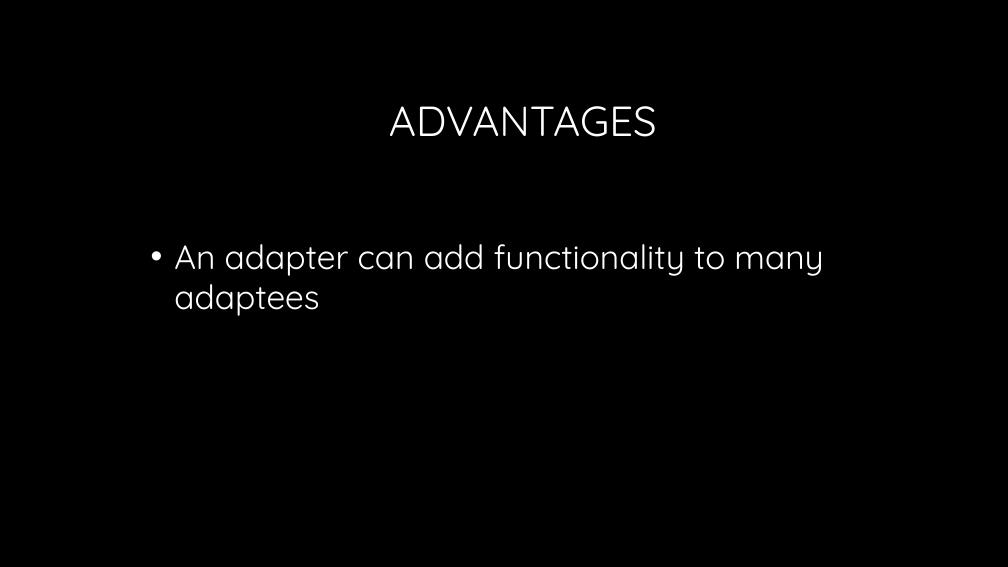
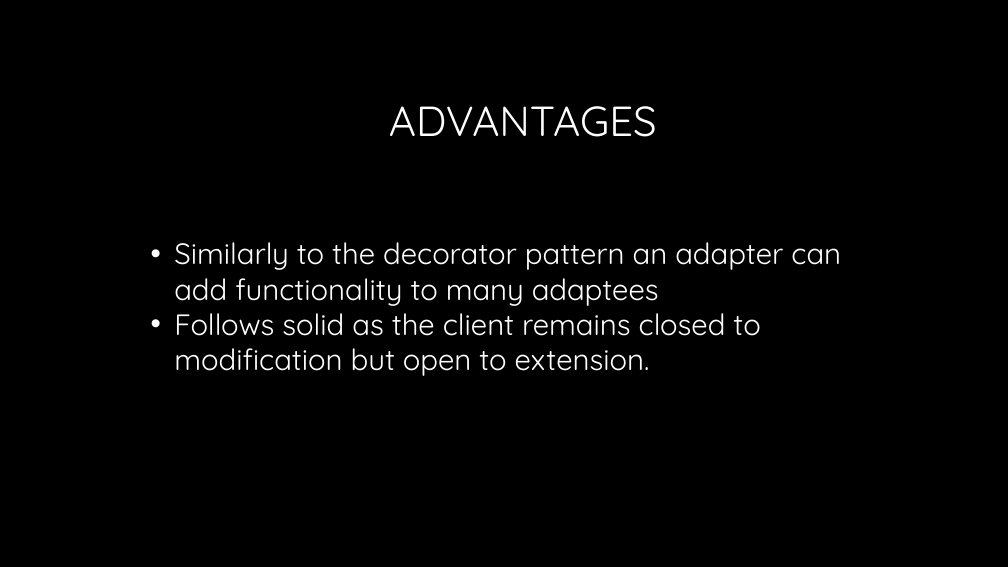
Before and after one commit to robertor12345/Car_Factory, a slide deck: slide 5 of Design Pattern Adapter.pptx (slide 4 before the commit). Drawn at 1008x567 pixels with LibreOffice and Linux fonts; fonts in the diff are those of the drawing; background and template pictures are left out. Boxes give left, top, right and bottom in pixels: in the first picture for what was removed or moved away, otherwise in the second. Text is boxed around its words. In the diff, an @@ line names an element or a change of style, - is before the commit and + after.

Commit message:
adapter pattern finished

```diff
--- a/Design Pattern Adapter.pptx
+++ b/Design Pattern Adapter.pptx
@@ text at [174,242,841,376]: text changed; size 32 to 28 pt @@
-• An adapter can add functionality to many adaptees
+• Similarly to the decorator pattern an adapter can add functionality to many adaptees
+• Follows solid as the client remains closed to modification but open to extension.
```
Also in this commit, not shown: 2 other slides changed, 2 other files.
